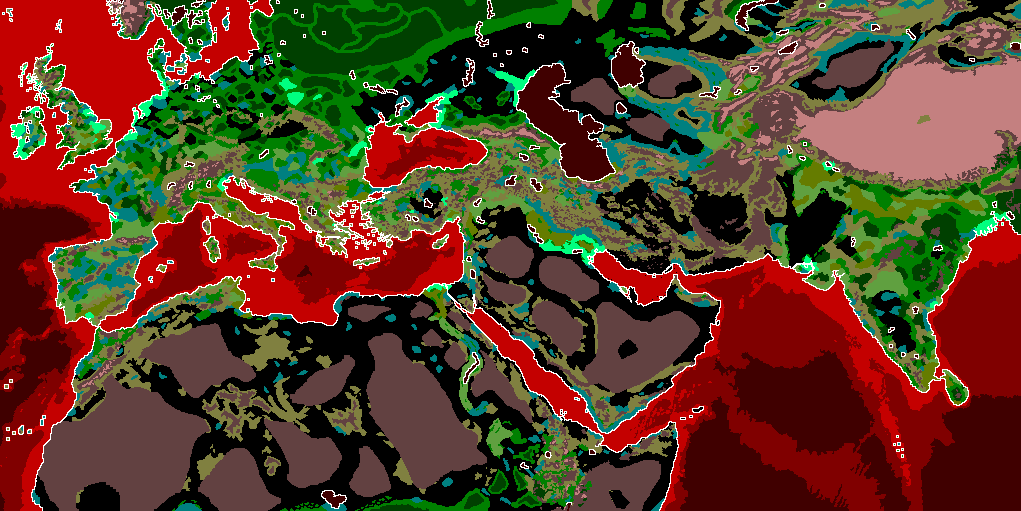
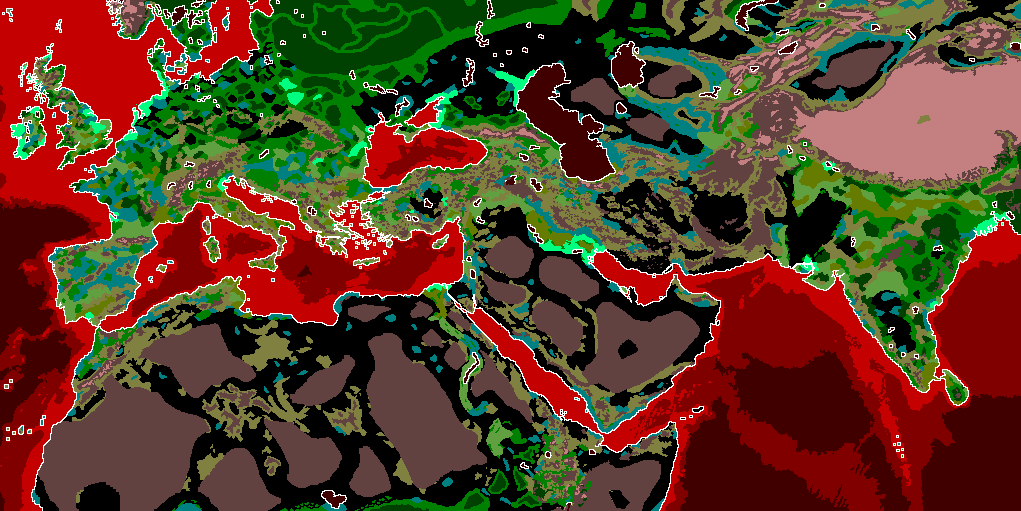
Layered file, before and after one edit (1021 x 511). Changes by layer:
painted on "map_ground_types_blocked_access" over bbox(505, 177, 584, 313)
painted on "map_ground_types" over bbox(480, 177, 575, 230)
